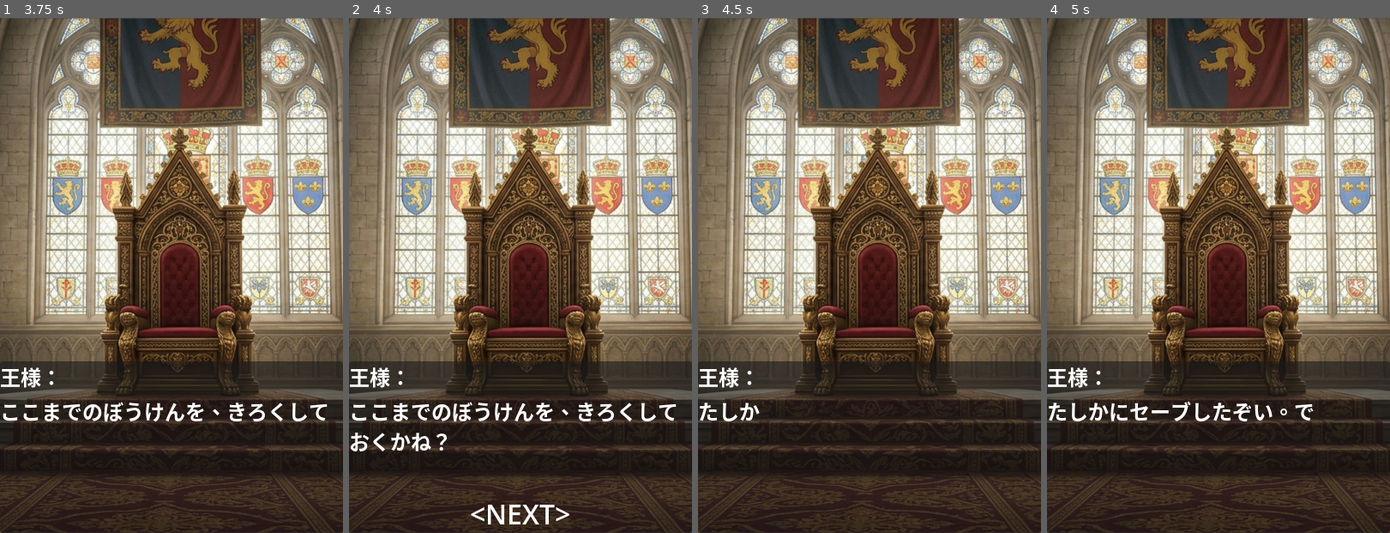
Above: before the commit, frames 1-4 (left to right).
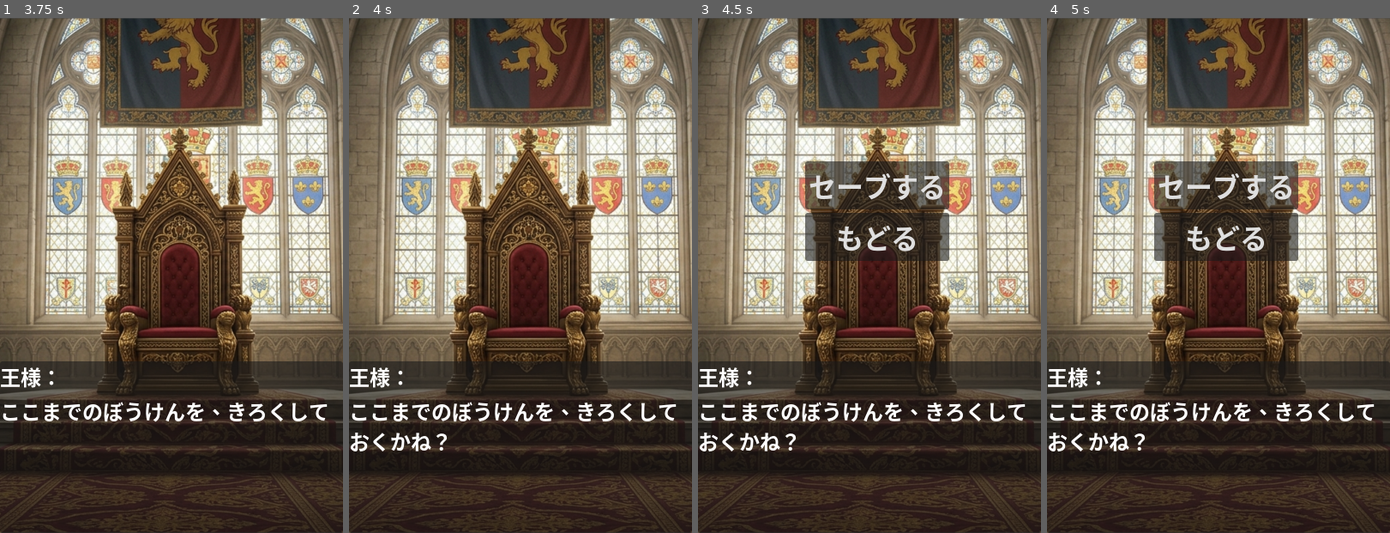
Above: after the commit, the same moments.

Repository: allgorilla/jutegame
Game: Godot game, scene res://scenes/CastleScene.tscn
Two runs of this game, one before a commit and one after it. Both use one fixed random seed, a clock stepped at 60 frames per second and the inputs below. This scene is started directly instead of the project's main scene.
Inputs (mouse positions are in pixels of both pictures, inside the frame that each line leads up to):
- Up to frame 1 (3.75 s): move the mouse to (246, 249) at 0.52 s; click (246, 249) at 0.67 s; move the mouse to (102, 301) at 1.27 s; click (102, 301) at 1.42 s; tap Enter at 2 s; move the mouse to (205, 162) at 2.02 s; click (205, 162) at 2.17 s; move the mouse to (154, 378) at 2.77 s; click (154, 378) at 2.92 s; move the mouse to (274, 352) at 3.52 s; click (274, 352) at 3.67 s
- Up to frame 2 (4 s): no input
- Up to frame 3 (4.5 s): click (876, 182) at 4.25 s, where only the run before the commit has a clickable "セーブする"
- Up to frame 4 (5 s): no input

Frame 1 is identical in both runs. In frame 2, 0.4% of the frame differs, in the area x 35-65%, y 94-99%; in frame 3, 8.6%; in frame 4, 8.8%, in the area x 0-96%, y 27-85%.

Commit message:
バグ修正。(ちら見えするNextガイド)

Diff:
--- a/scripts/BarScene.gd
+++ b/scripts/BarScene.gd
@@ -3,7 +3,7 @@
 
 @onready var current_gold_label = $StatusPanel/VBox/GoldLine/ValueLabel
 @onready var cost_label = $StatusPanel/VBox/CostLine/ValueLabel
-@onready var message_panel = $CanvasLayer/Panel # メッセージ枠本体
+@onready var message_panel = $CanvasLayer/Panel
 @onready var message_label = $CanvasLayer/Panel/MessageLabel
 @onready var next_guide = $CanvasLayer/Panel/NextGuide
 
--- a/scripts/CastleScene.gd
+++ b/scripts/CastleScene.gd
@@ -1,74 +1,77 @@
 extends Control
 
-enum State { READING, WAIT_TAP, COMMAND, FINISHED }
-var current_state = State.READING
+# シーンの進行フェーズのみを管理
+enum Phase { INTRO, QUESTION, COMMAND, FINISHED }
+var current_phase = Phase.INTRO
 
-@onready var command_window = $CanvasLayer/CommandWindow # 枠
-@onready var message_panel = $CanvasLayer/Panel # メッセージ枠本体
+@onready var command_window = $CanvasLayer/CommandWindow
+@onready var message_panel = $CanvasLayer/Panel
 @onready var message_label = $CanvasLayer/Panel/MessageLabel
 @onready var next_guide = $CanvasLayer/Panel/NextGuide
 
 func _ready():
 	command_window.hide()
 	next_guide.hide()
-	# 以前実装したフェードイン処理
+
+	# フェードイン処理
 	var changer = get_tree().root.get_node_or_null("SceneChanger")
 	if changer:
 		var anim = changer.get_node("AnimationPlayer")
 		anim.play_backwards("fade")
 		await anim.animation_finished
 
-	# 共通マネージャーで王様のセリフを表示
-	_show_message("ゆうしゃよ、よくぞまいった！")
+	# 最初のメッセージ表示
 	message_panel.gui_input.connect(_on_panel_gui_input)
+	_show_castle_message("ゆうしゃよ、よくぞまいった！")
 
-# メッセージ表示とNEXTガイドの制御をまとめた内部関数
-func _show_message(txt):
-	next_guide.hide() # 表示中はガイドを隠す
-	current_state = State.READING
-
-	# 共通処理で文字を表示
+# 内部共通：メッセージ表示とNEXT演出
+func _show_castle_message(txt: String, show_guide: bool = true):
+	next_guide.hide()
 	await MessageManager.display_text(message_label, txt)
 
-	# 表示完了後にガイドを出して点滅開始
-	next_guide.show()
-	MessageManager.start_next_animation(next_guide)
-	current_state = State.WAIT_TAP
+	# ガイドを表示しても良い設定の時だけ表示・アニメ開始
+	if show_guide:
+		next_guide.show()
+		MessageManager.start_next_animation(next_guide)
 
+# パネルクリック時の挙動を整理
 func _on_panel_gui_input(event):
 	if event is InputEventMouseButton and event.pressed and event.button_index == MOUSE_BUTTON_LEFT:
-		# 文字を読んでいる最中のタップをガード（お好みでスキップ処理を入れてもOK）
-		if MessageManager.current_state == MessageManager.MsgState.WAIT_TAP:
-			_show_message("ここまでのぼうけんを、きろくしておくかね？")
-			await get_tree().create_timer(1.2).timeout
-			show_commands()
-		elif MessageManager.current_state == MessageManager.MsgState.READING:
+		if MessageManager.current_state == MessageManager.MsgState.READING:
 			return
-		elif current_state == State.FINISHED:
-			return_to_map()
 
-func show_commands():
-	current_state = State.COMMAND
+		match current_phase:
+			Phase.INTRO:
+				current_phase = Phase.QUESTION
+				# 次はコマンド選択なので、ガイドは不要（false を渡す）
+				await _show_castle_message("ここまでのぼうけんを、きろくしておくかね？", false)
+
+				# セリフ完了後、少し待ってからコマンドを表示
+				await get_tree().create_timer(0.5).timeout
+				_show_commands()
+
+			Phase.FINISHED:
+				_return_to_map()
+
+# コマンド表示
+func _show_commands():
+	current_phase = Phase.COMMAND
+	next_guide.hide() # コマンド中はガイドを消す
 	command_window.show()
 
 # --- ボタンの処理 ---
 
 func _on_save_button_pressed():
 	command_window.hide()
+	NetworkManager.save_player_data() # [cite: 1, 4]
 
-	# --- 実際のセーブ処理を組み込み ---
-	NetworkManager.save_player_data()
-	# --------------------------------
-
-	_show_message("たしかにセーブしたぞい。ではゆくがよい、ゆうしゃよ！")
-	current_state = State.FINISHED
+	current_phase = Phase.FINISHED
+	_show_castle_message("たしかにセーブしたぞい。ではゆくがよい、ゆうしゃよ！")
 
 func _on_back_button_pressed():
 	command_window.hide()
-	# もどる選択時のメッセージを表示
-	_show_message("セーブしないともうすか。ではゆくがよい、ゆうしゃよ！")
-	current_state = State.FINISHED
+	current_phase = Phase.FINISHED
+	_show_castle_message("セーブしないともうすか。ではゆくがよい、ゆうしゃよ！")
 
-# マップへ戻る
-func return_to_map():
+func _return_to_map():
 	get_tree().change_scene_to_file("res://scenes/MainMap.tscn")
